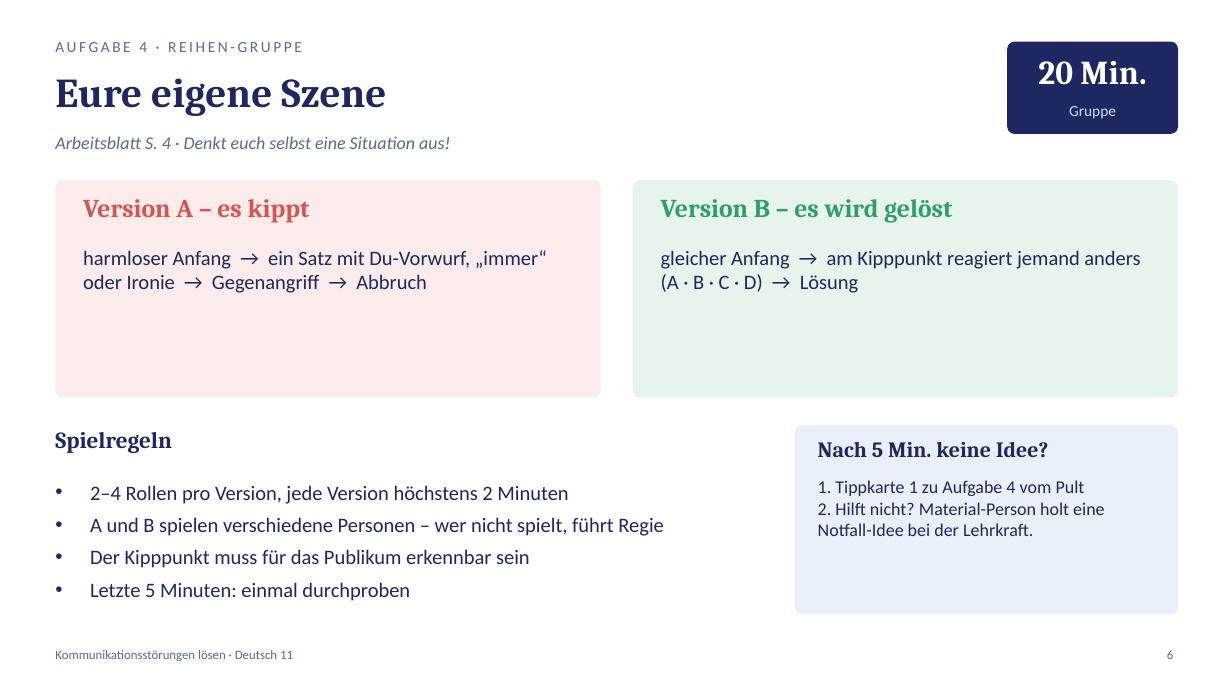
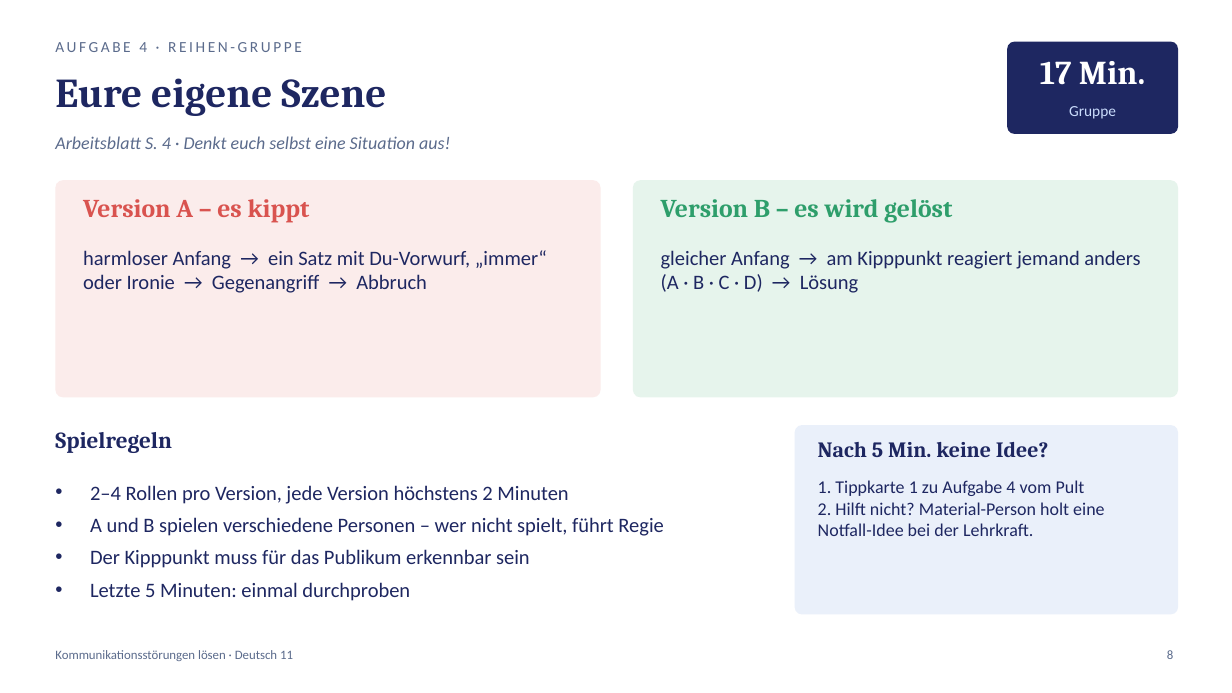
Before and after one commit to golzkonstantin-gif/Schule, a slide deck: slide 8 of Deutsch_11/Kommunikationsstoerungen_loesen/Praesentation_Kommunikationsstoerungen_loesen.pptx (slide 6 before the commit). Drawn at 1232x693 pixels with LibreOffice and Linux fonts; fonts in the diff are those of the drawing. Boxes give left, top, right and bottom in pixels: in the first picture for what was removed or moved away, otherwise in the second. Text is boxed around its words. In the diff, an @@ line names an element or a change of style, - is before the commit and + after.

```diff
--- a/Deutsch_11/Kommunikationsstoerungen_loesen/Praesentation_Kommunikationsstoerungen_loesen.pptx
+++ b/Deutsch_11/Kommunikationsstoerungen_loesen/Praesentation_Kommunikationsstoerungen_loesen.pptx
@@ text at [1040, 61, 1145, 85]: text changed @@
-20 Min.
+17 Min.
```
Also in this commit, not shown: 5 other slides changed, 2 slides added, 8 other files.
